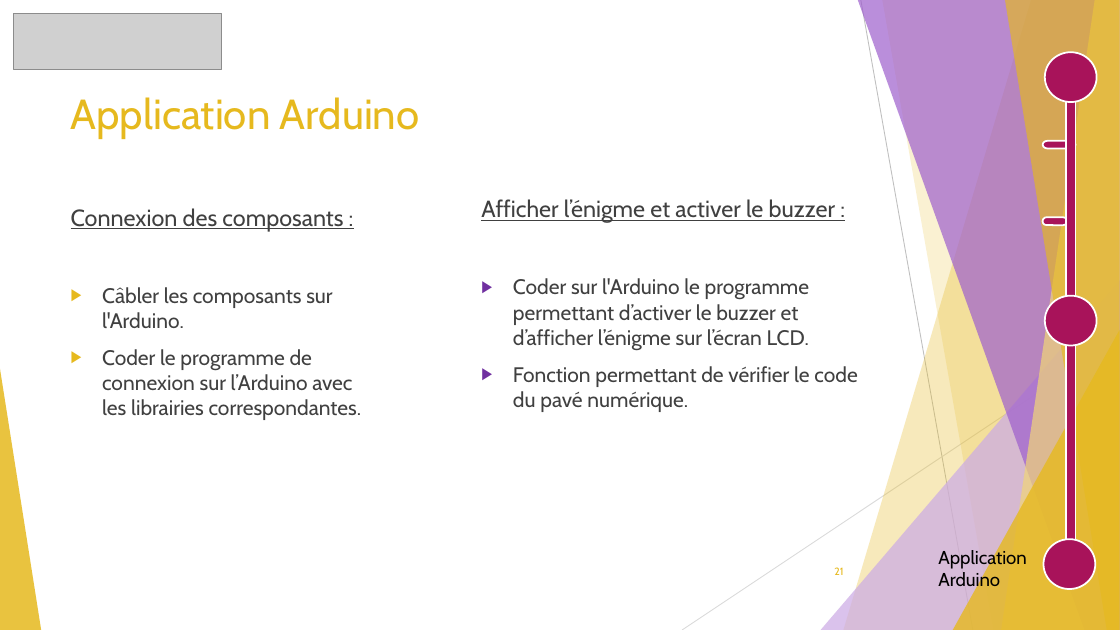
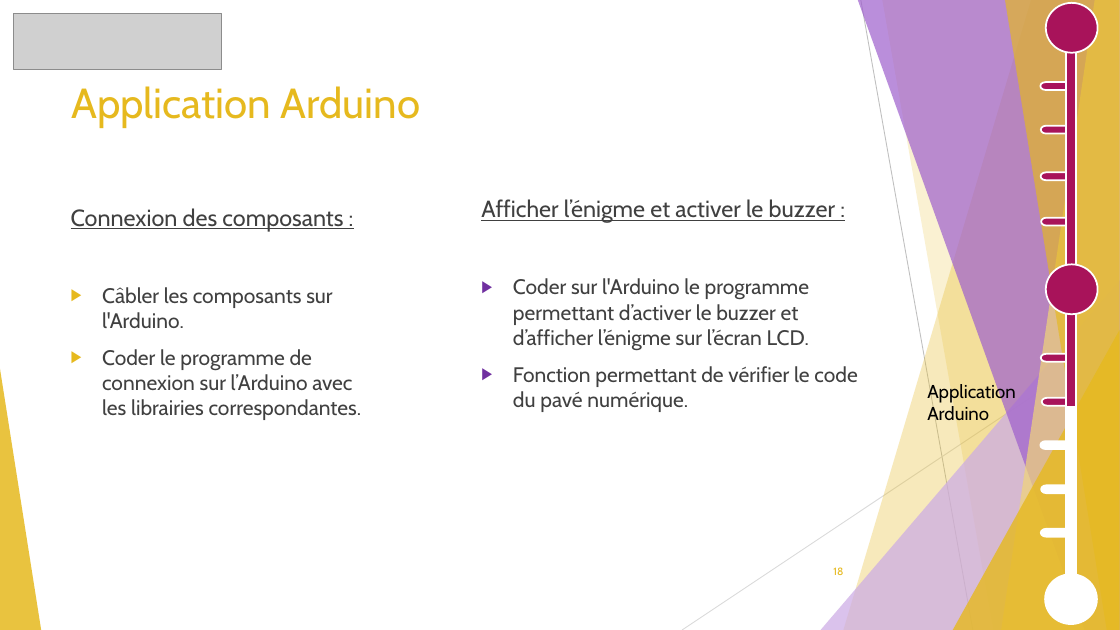
Before and after one commit to GuiguiMvn/Systeme-Escape-Game-Telethon, a slide deck: slide 18 of Cyril/Diapositives/Projet Théléton REVUE 2.pptx (slide 21 before the commit). Drawn at 1120x630 pixels with LibreOffice and Linux fonts; fonts in the diff are those of the drawing; grey boxes stand for pictures. Boxes give left, top, right and bottom in pixels: in the first picture for what was removed or moved away, otherwise in the second. Text is boxed around its words. In the diff, an @@ line names an element or a change of style, - is before the commit and + after.

```diff
--- a/Cyril/Diapositives/Projet Théléton REVUE 2.pptx
+++ b/Cyril/Diapositives/Projet Théléton REVUE 2.pptx
@@ ellipse: place and size @@
-ellipse at box(1045, 52, 1097, 102)
+ellipse at box(1046, 3, 1098, 52)
@@ rectangle: place and size @@
-rectangle at box(1066, 71, 1075, 586)
+rectangle at box(1066, 16, 1075, 590)
@@ title "Application Arduino": place and size @@
-title "Application Arduino" at box(71, 97, 420, 139)
+title "Application Arduino" at box(71, 86, 421, 128)
@@ rectangle: place and size @@
-rectangle at box(1066, 89, 1075, 547)
+rectangle at box(1066, 40, 1075, 408)
@@ pill shape added at box(1040, 82, 1073, 90), fill #A8135A, outline #FFFFFF 1.5 pt @@
@@ rectangle added at box(1066, 92, 1075, 97), fill #A8135A, outline #FFFFFF 1.5 pt @@
@@ pill shape: place and size @@
-pill shape at box(1043, 141, 1075, 149)
+pill shape at box(1041, 126, 1074, 134)
@@ pill shape added at box(1041, 172, 1074, 180), fill #A8135A, outline #FFFFFF 1.5 pt @@
@@ pill shape: place and size @@
-pill shape at box(1043, 218, 1067, 225)
+pill shape at box(1041, 218, 1074, 225)
@@ ellipse: place and size @@
-ellipse at box(1045, 296, 1097, 345)
+ellipse at box(1046, 265, 1098, 314)
@@ pill shape added at box(1041, 354, 1074, 361), fill #A8135A, outline #FFFFFF 1.5 pt @@
@@ text "Application Arduino" rewrapped from box(938, 548, 1027, 591) to box(927, 382, 1016, 421) @@
@@ pill shape added at box(1042, 398, 1075, 406), fill #A8135A, outline #FFFFFF 1.5 pt @@
@@ pill shape added at box(1040, 441, 1073, 449), fill #FFFFFF, outline #FFFFFF 1.5 pt @@
@@ pill shape added at box(1041, 486, 1074, 493), fill #FFFFFF, outline #FFFFFF 1.5 pt @@
@@ pill shape added at box(1041, 529, 1074, 537), fill #FFFFFF, outline #FFFFFF 1.5 pt @@
@@ page number at box(833, 567, 843, 575): text changed @@
-21
+18
@@ ellipse: place and size @@
-ellipse at box(1044, 539, 1096, 589)
+ellipse at box(1045, 575, 1097, 624)
@@ ellipse at box(1045, 575, 1097, 624): fill #A8135A to #FFFFFF @@
```
Also in this commit, not shown: 19 other slides changed, 3 slides added, 1 slide removed, 1 other file.
